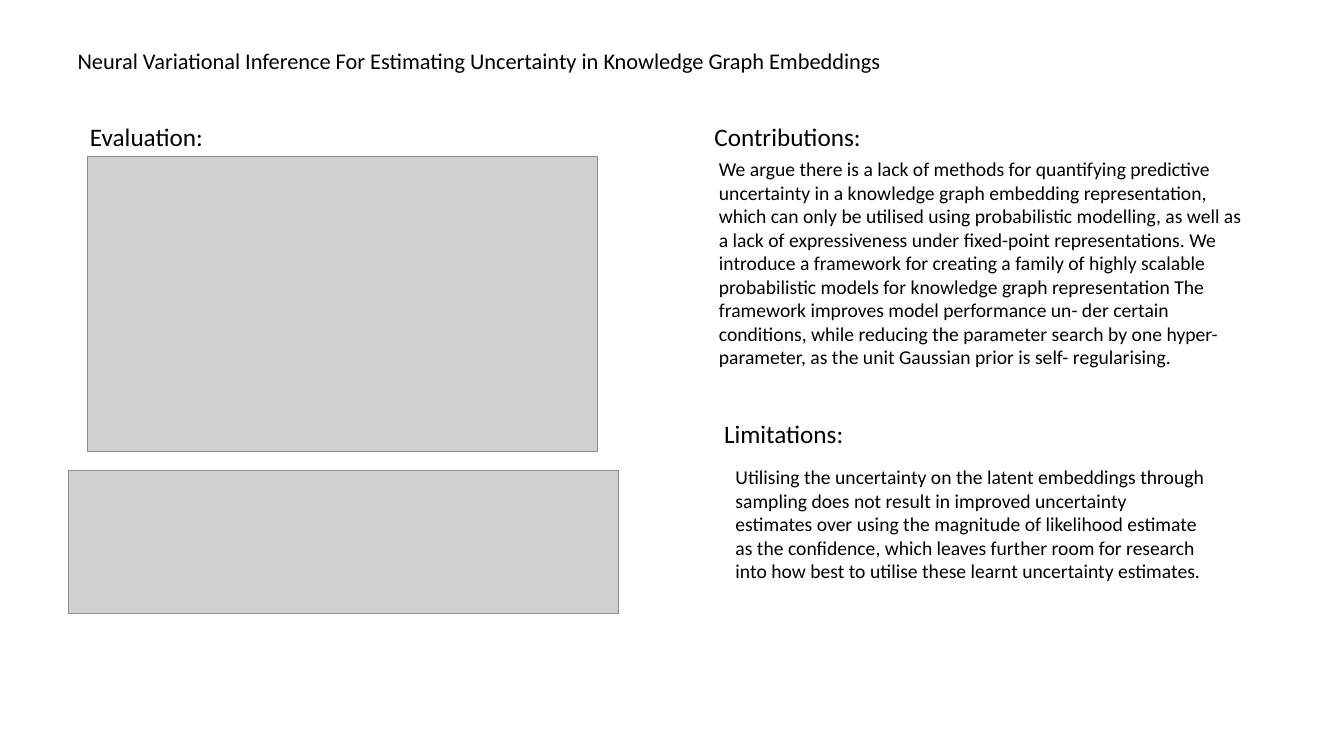
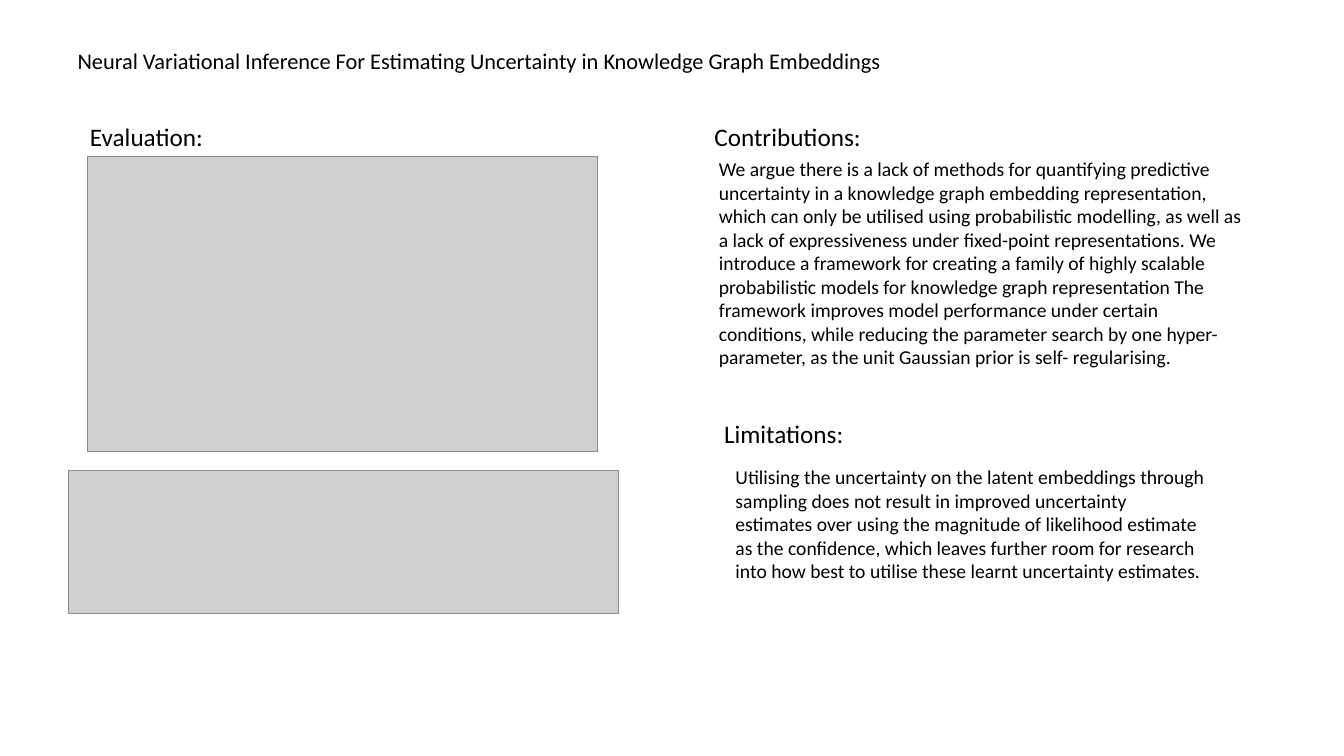
Before and after one commit to sylviawangfr/KGpaper, a slide deck: slide 10 of slides.pptx. Drawn at 1344x756 pixels with LibreOffice and Linux fonts; fonts in the diff are those of the drawing; grey boxes stand for pictures. Boxes give left, top, right and bottom in pixels: in the first picture for what was removed or moved away, otherwise in the second. Text is boxed around its words. In the diff, an @@ line names an element or a change of style, - is before the commit and + after.

```diff
--- a/slides.pptx
+++ b/slides.pptx
@@ text at <box>719,162,1241,368</box>: text changed @@
-We argue there is a lack of methods for quantifying predictive uncertainty in a knowledge graph embedding representation, which can only be utilised using probabilistic modelling, as well as a lack of expressiveness under fixed-point representations. We introduce a framework for creating a family of highly scalable probabilistic models for knowledge graph representation The framework improves model performance un- der certain conditions, while reducing the parameter search by one hyper-parameter, as the unit Gaussian prior is self- regularising.
+We argue there is a lack of methods for quantifying predictive uncertainty in a knowledge graph embedding representation, which can only be utilised using probabilistic modelling, as well as a lack of expressiveness under fixed-point representations. We introduce a framework for creating a family of highly scalable probabilistic models for knowledge graph representation The framework improves model performance under certain conditions, while reducing the parameter search by one hyper-parameter, as the unit Gaussian prior is self- regularising.
```
Also in this commit, not shown: 7 other slides changed, 3 slides added, 1 slide removed, 2 other files.
